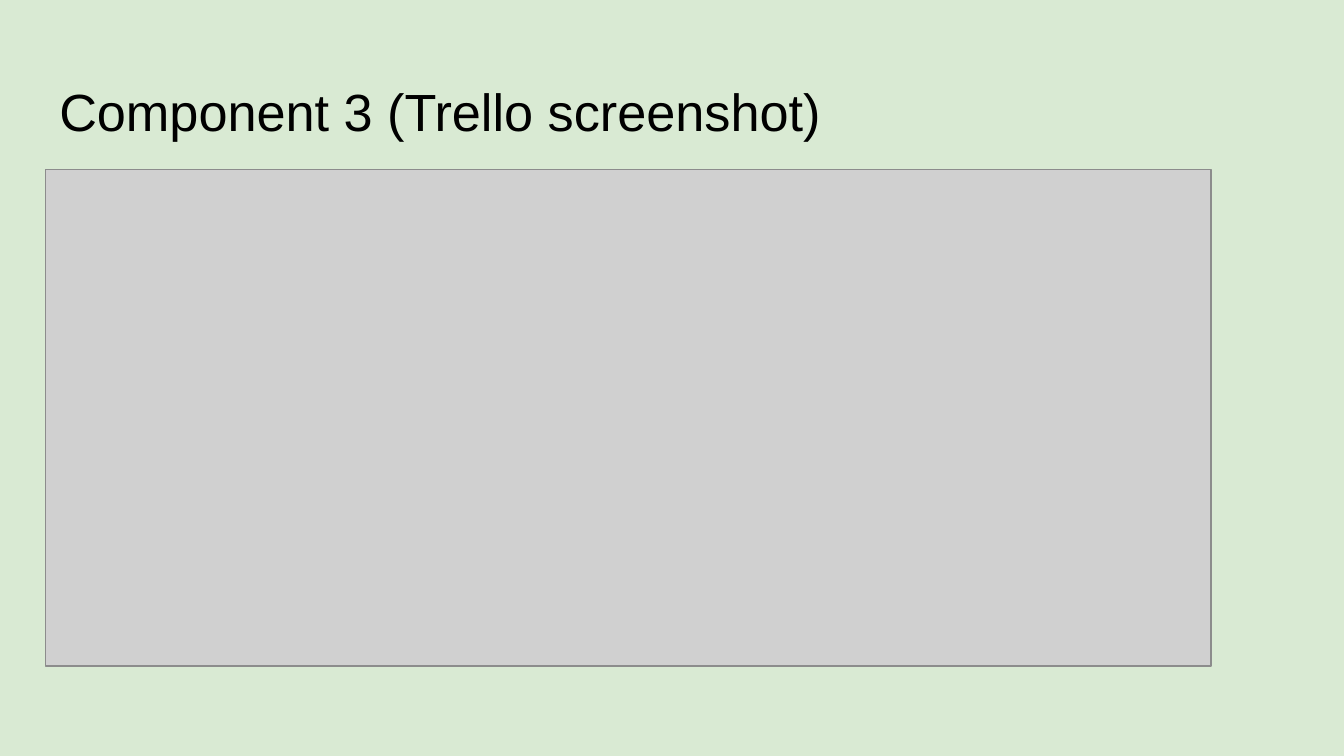
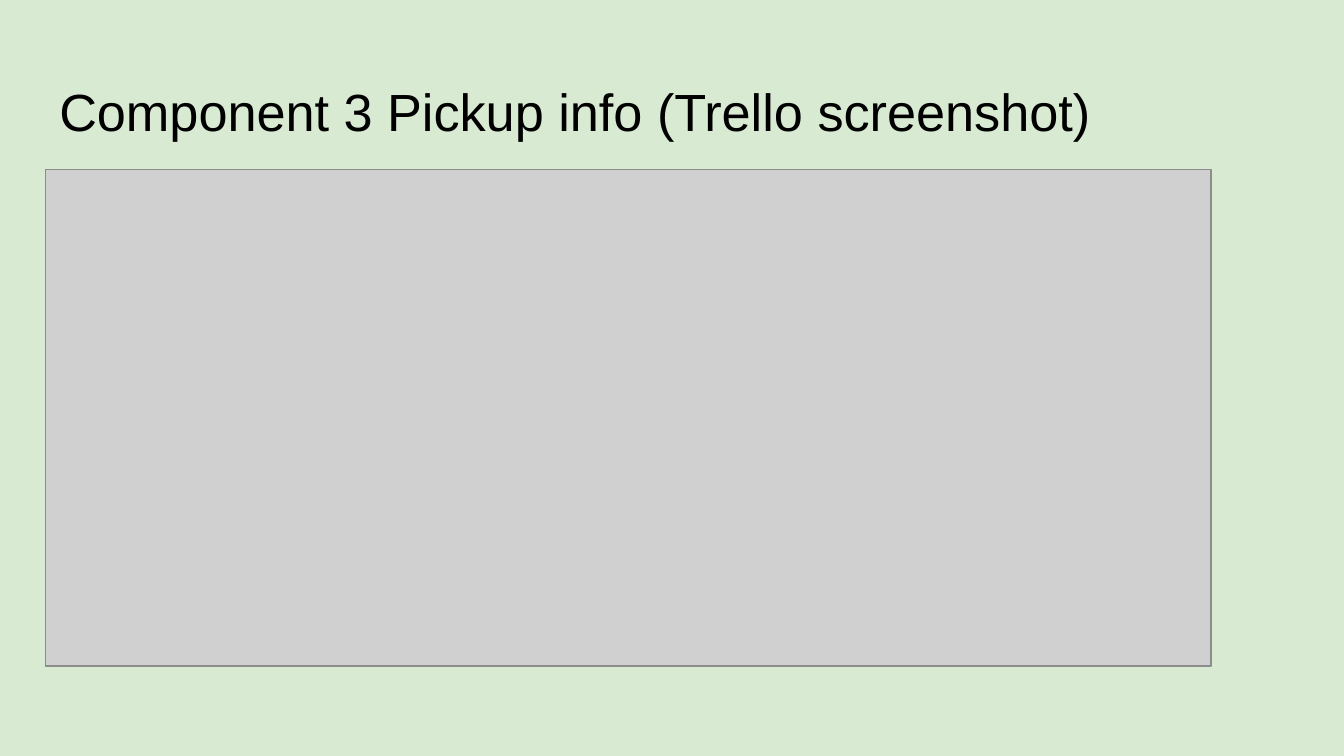
Before and after one commit to James-Wilde/Pizza_Bot, a slide deck: slide 14 of 022_91893+_+91897+Documentation.pptx. Drawn at 1344x756 pixels with LibreOffice and Linux fonts; fonts in the diff are those of the drawing; grey boxes stand for pictures. Boxes give left, top, right and bottom in pixels: in the first picture for what was removed or moved away, otherwise in the second. Text is boxed around its words. In the diff, an @@ line names an element or a change of style, - is before the commit and + after.

```diff
--- a/022_91893+_+91897+Documentation.pptx
+++ b/022_91893+_+91897+Documentation.pptx
@@ title at [59, 93, 1091, 141]: text changed @@
-Component 3 (Trello screenshot)
+Component 3 Pickup info (Trello screenshot)
```
Also in this commit, not shown: 1 other slide changed, 1 slide added.
